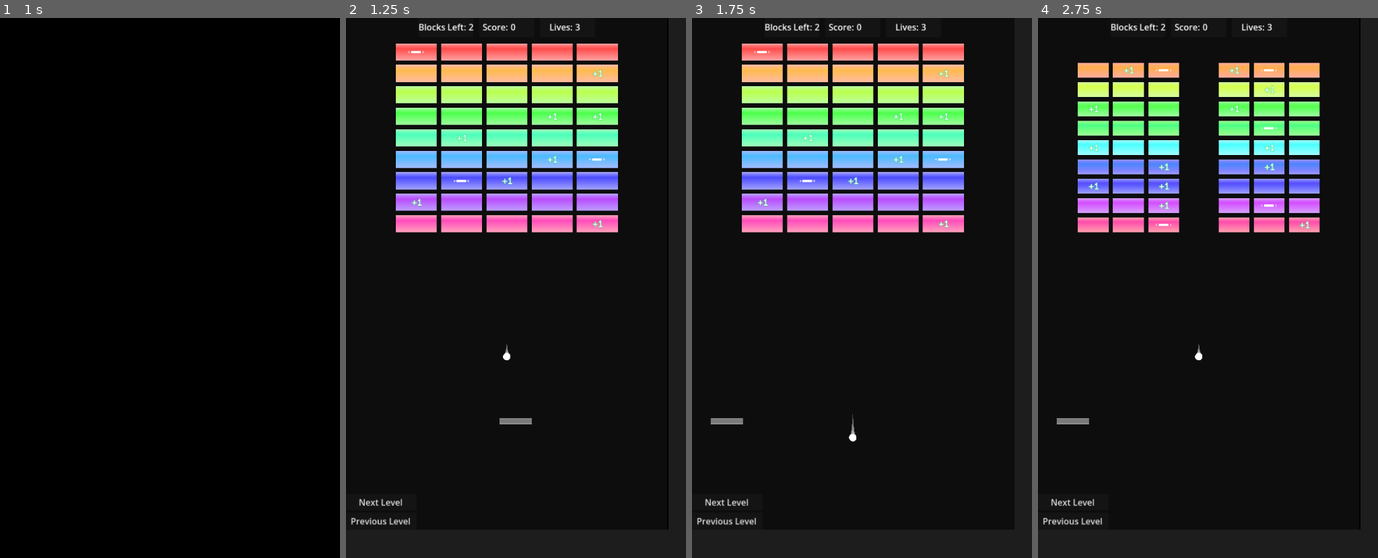
Above: before the commit, frames 1-4 (left to right).
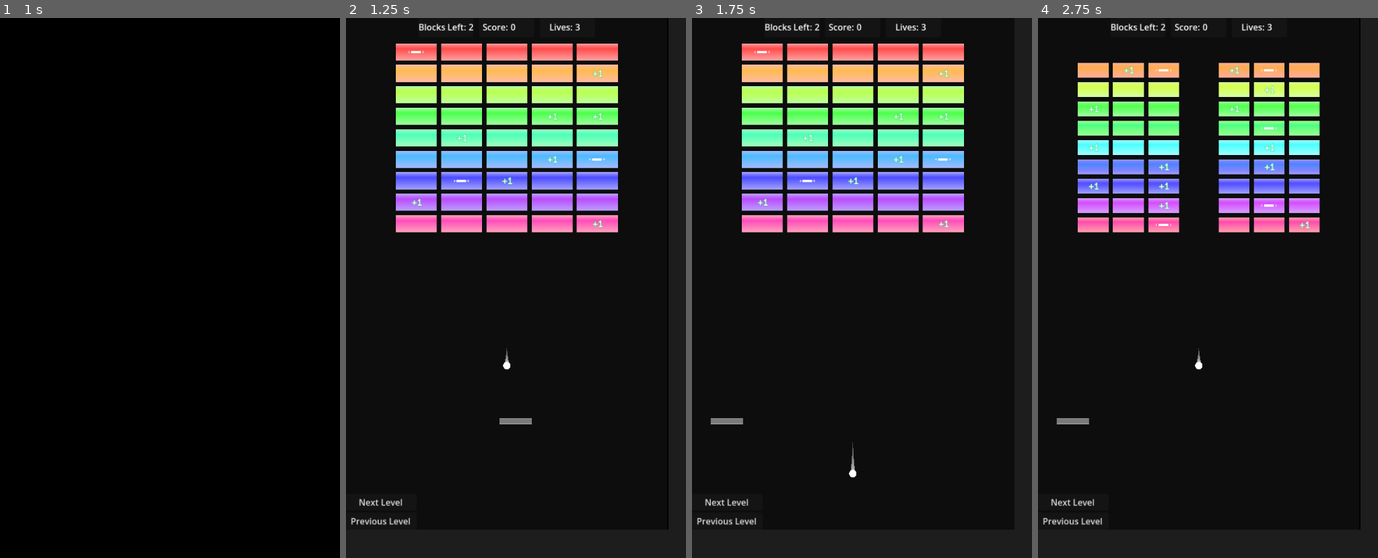
Above: after the commit, the same moments.

Repository: ProudFridge/Breakout
Game: Godot game, scene res://scenes/main_menu/main_menu.tscn
The game is run twice, just before and just after one commit, with the same random seed, the same clock (stepped at 60 frames per second) and the same inputs. Sound files missing from this copy of the repository are replaced by a short silence.
Inputs:
- Up to frame 1 (1 s): click "Start" at 0.5 s
- Up to frame 2 (1.25 s): no input
- Up to frame 3 (1.75 s): click "Next Level" at 1.25 s
- Up to frame 4 (2.75 s): click "Next Level" at 2 s

Frame 1 is identical in both runs. In frame 2, less than 0.1% of the frame differs, in the area x 46-49%, y 60-66%; in frame 3, 0.1%, in the area x 46-49%, y 73-86%; in frame 4, less than 0.1%.

Commit message:
Add a congrats scene

Diff:
--- a/scenes/ball/ball.gd
+++ b/scenes/ball/ball.gd
@@ -1,7 +1,7 @@
 extends CharacterBody2D
 class_name Ball
 
-@export var SPEED: float = 300.0
+@export var SPEED: float = 400.0
 @export var damage: float = 1
 @export var isPiercing: bool = false
 
@@ -33,7 +33,6 @@
 		var body: Node = collision.get_collider()
 
 		if body.is_in_group("BottomWall"):
-			print(_get_ball_count())
 			if _get_ball_count() <= 1:
 				AudioManager.play_sound("death")
 				reset_ball()
--- /dev/null
+++ b/scenes/congrats/congrats.gd
@@ -0,0 +1,15 @@
+extends Control
+
+@onready var label: Label = $Label
+
+# Called when the node enters the scene tree for the first time.
+func _ready() -> void:
+	label.offset_transform_enabled = true
+
+
+# Called every frame. 'delta' is the elapsed time since the previous frame.
+func _process(delta: float) -> void:
+	label.offset_transform_rotation = 0.2 * sin(float(Time.get_ticks_msec()) / 1000)
+	var num: float = 0.2 * sin(float(Time.get_ticks_msec()) / 500) + 1
+	label.offset_transform_scale = Vector2(pow(num, 2) , pow(num, 2))
+	pass
--- /dev/null
+++ b/scenes/congrats/congrats.tscn
@@ -0,0 +1,33 @@
+[gd_scene format=3 uid="uid://dwgasggobsevp"]
+
+[ext_resource type="FontFile" uid="uid://dl2r5vgsaa8h3" path="res://assets/fonts/better_vcr/BetterVCR 25.09.ttf" id="1_6frq4"]
+[ext_resource type="Script" uid="uid://bbir7xgk6y3hq" path="res://scenes/congrats/congrats.gd" id="1_jm3ca"]
+
+[sub_resource type="LabelSettings" id="LabelSettings_2m7xh"]
+font = ExtResource("1_6frq4")
+font_size = 26
+
+[node name="Congrats" type="Control" unique_id=1032946808]
+layout_mode = 3
+anchors_preset = 15
+anchor_right = 1.0
+anchor_bottom = 1.0
+grow_horizontal = 2
+grow_vertical = 2
+script = ExtResource("1_jm3ca")
+
+[node name="Label" type="Label" parent="." unique_id=1059623534]
+layout_mode = 1
+anchors_preset = 8
+anchor_left = 0.5
+anchor_top = 0.5
+anchor_right = 0.5
+anchor_bottom = 0.5
+offset_left = -108.0
+offset_top = -11.5
+offset_right = 108.0
+offset_bottom = 11.5
+grow_horizontal = 2
+grow_vertical = 2
+text = "Thanks for playing"
+label_settings = SubResource("LabelSettings_2m7xh")
--- a/scenes/managers/ability_manager/ability_manager.gd
+++ b/scenes/managers/ability_manager/ability_manager.gd
@@ -19,6 +19,7 @@
 		AudioManager.play_sound("clone")
 		var ballInstance: Ball = BALL.instantiate()
 		ballInstance.position = ball.position - Vector2(10, 10)
+		ballInstance.initial_position = gameManager.initialBallPosition
 		ballInstance.initial_vector = ball.velocity.normalized().rotated(randf_range(-PI / 6, PI / 6))
 		ballInstance.modulate = Color.from_hsv(randf_range(0, 1), 1, 1, 1)
 
--- a/scenes/managers/game_manager/game_manager.gd
+++ b/scenes/managers/game_manager/game_manager.gd
@@ -15,16 +15,21 @@
 static var currentLevel: int = 0
 var ball: Ball
 var paddle: Paddle
+var initialPaddlePosition: Vector2
+var initialBallPosition: Vector2
 
 signal life_changed(lives: int)
 signal level_lost()
 
 func _ready() -> void:
+	initialPaddlePosition= Vector2(Global.windowSize.x / 2, Global.windowSize.y - 200)
+	initialBallPosition = Vector2(Global.windowSize.x / 2, initialPaddlePosition.y - 170)
+
 	paddle = PADDLE.instantiate()
 	ball = BALL.instantiate()
 
-	paddle.position = Vector2(Global.windowSize.x / 2, Global.windowSize.y - 200)
-	ball.position = Vector2(Global.windowSize.x / 2, paddle.position.y - 170)
+	paddle.position = initialPaddlePosition
+	ball.position = initialBallPosition
 
 	add_child(paddle)
 	add_child(ball)
@@ -55,5 +60,8 @@
 
 func _on_block_manager_level_won() -> void:
 	currentLevel += 1
-	if currentLevel < LevelManager.levelCount:
+	print(currentLevel)
+	if currentLevel < LevelManager.levelCount :
 		SwitcherSingleton.switch_from_to("res://scenes/arena/arena.tscn", SwitcherSingleton.TRANSITION_TYPE.SLIDE)
+	elif currentLevel >= LevelManager.levelCount :
+		SwitcherSingleton.switch_from_to("res://scenes/congrats/congrats.tscn", SwitcherSingleton.TRANSITION_TYPE.SLIDE)
--- a/scenes/singletons/SwitcherSingleton/switcher_singleton.gd
+++ b/scenes/singletons/SwitcherSingleton/switcher_singleton.gd
@@ -16,7 +16,7 @@
 	# Defer the load to a later time, when we can be sure that no code from the current scene is running
 	deferred_switch_to.call_deferred(targetScene, transitionType)
 
-func deferred_switch_to(targetScene: String, transitionType: TRANSITION_TYPE) -> void:
+func deferred_switch_to(targetScene: String, transitionType: TRANSITION_TYPE = TRANSITION_TYPE.NONE) -> void:
 	if transitionType != TRANSITION_TYPE.NONE:
 		# Adds the transitionRect into a canvasLayer so it stays idnependant of the camera's position
 		# TODO: group this into a function, it's messy
@@ -26,7 +26,7 @@
 		canvasLayer.follow_viewport_enabled = true
 
 		transitionRect.set_shader(TransitionRect.TRANSITION_SHADER.get("HORIZONTAL"))
-		transitionRect.startTransitionDone.connect(SwitcherSingleton.switch_from_to.bind("res://scenes/arena/arena.tscn"))
+		transitionRect.startTransitionDone.connect(SwitcherSingleton.switch_from_to.bind(targetScene))
 
 		get_tree().get_root().add_child(canvasLayer)
 	else:
Not shown, added: scenes/congrats/congrats.gd.uid
